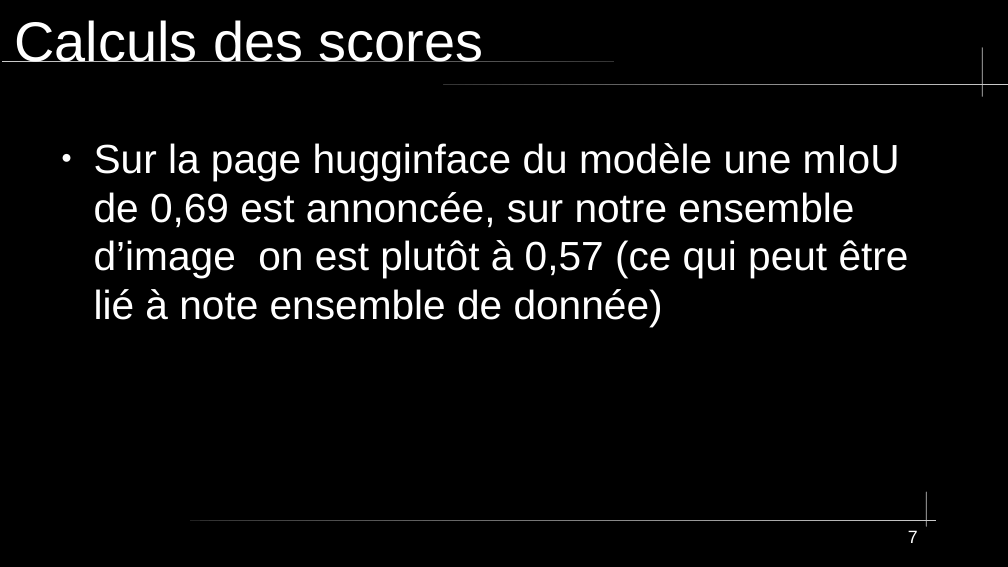
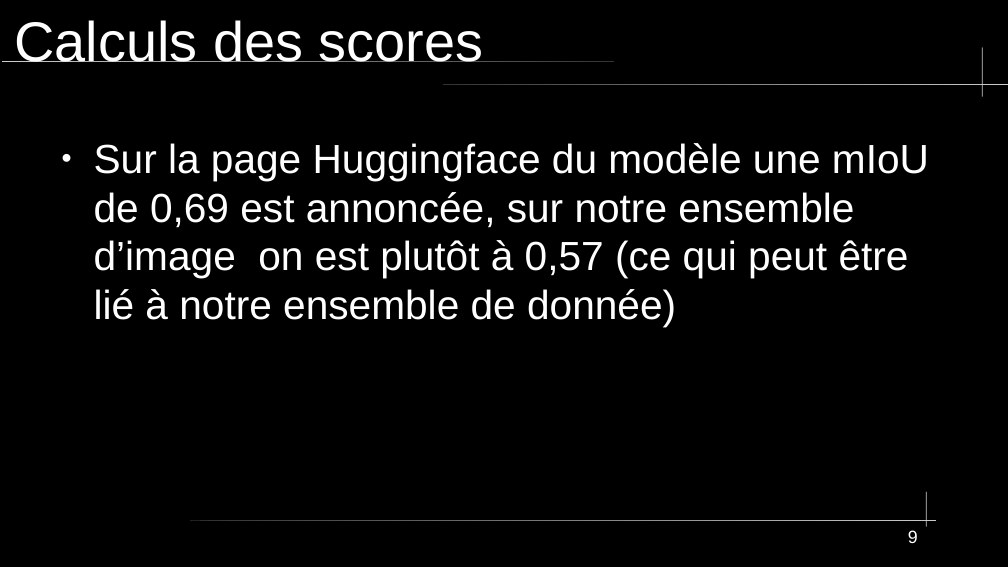
Before and after one commit to Apinsun/Projet2, a slide deck: slide 9 of Sans nom 1presentation.odp (slide 7 before the commit). Drawn at 1008x567 pixels with LibreOffice and Linux fonts; fonts in the diff are those of the drawing. Boxes give left, top, right and bottom in pixels: in the first picture for what was removed or moved away, otherwise in the second. Text is boxed around its words. In the diff, an @@ line names an element or a change of style, - is before the commit and + after.

Commit message:
ajout des classes manquantes de notre prédiction dans la légende + on continue la présentation

```diff
--- a/Sans nom 1presentation.odp
+++ b/Sans nom 1presentation.odp
@@ text at <box>94,143,929,327</box>: text changed @@
-● Sur la page hugginface du modèle une mIoU de 0,69 est annoncée, sur notre ensemble d’image on est plutôt à 0,57 (ce qui peut être lié à note ensemble de donnée)
+● Sur la page Huggingface du modèle une mIoU de 0,69 est annoncée, sur notre ensemble d’image on est plutôt à 0,57 (ce qui peut être lié à notre ensemble de donnée)
@@ page number at <box>908,530,918,543</box>: text changed @@
-7
+9
```
Also in this commit, not shown: 5 other slides changed, 4 slides added, 3 other files.
